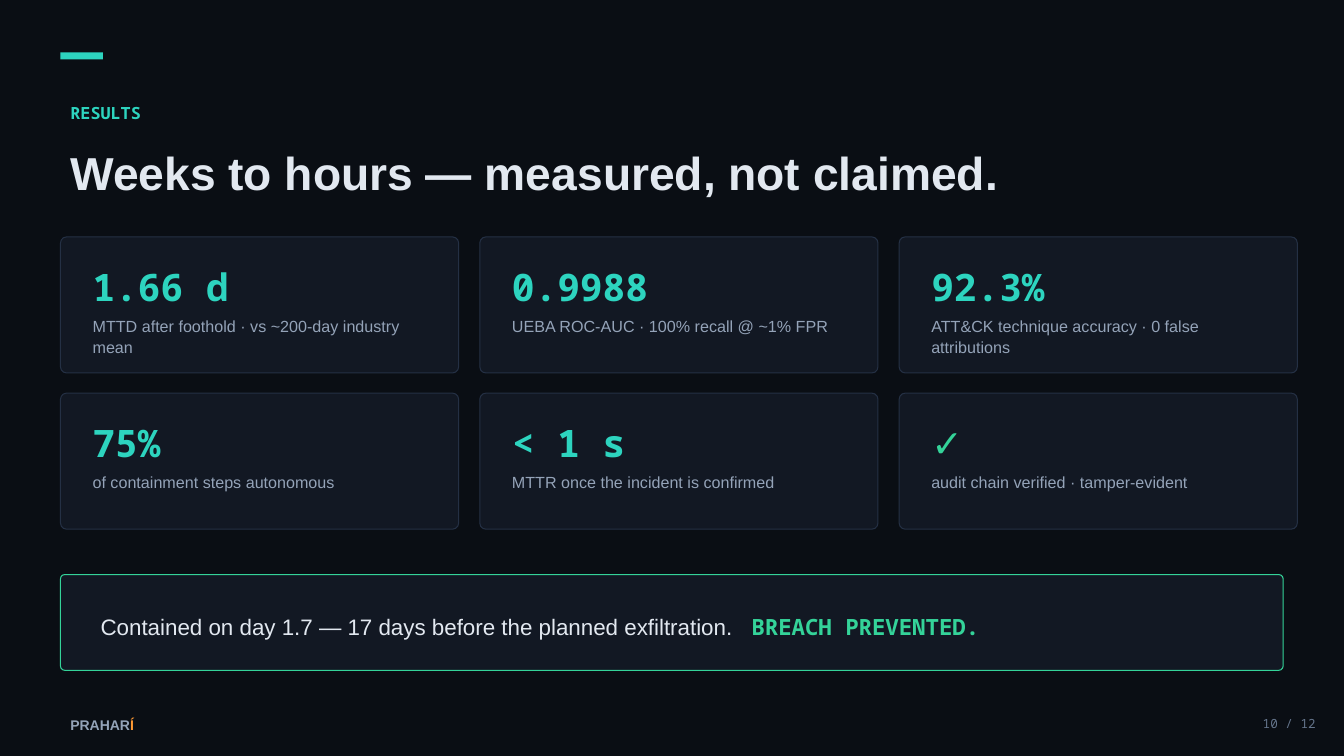
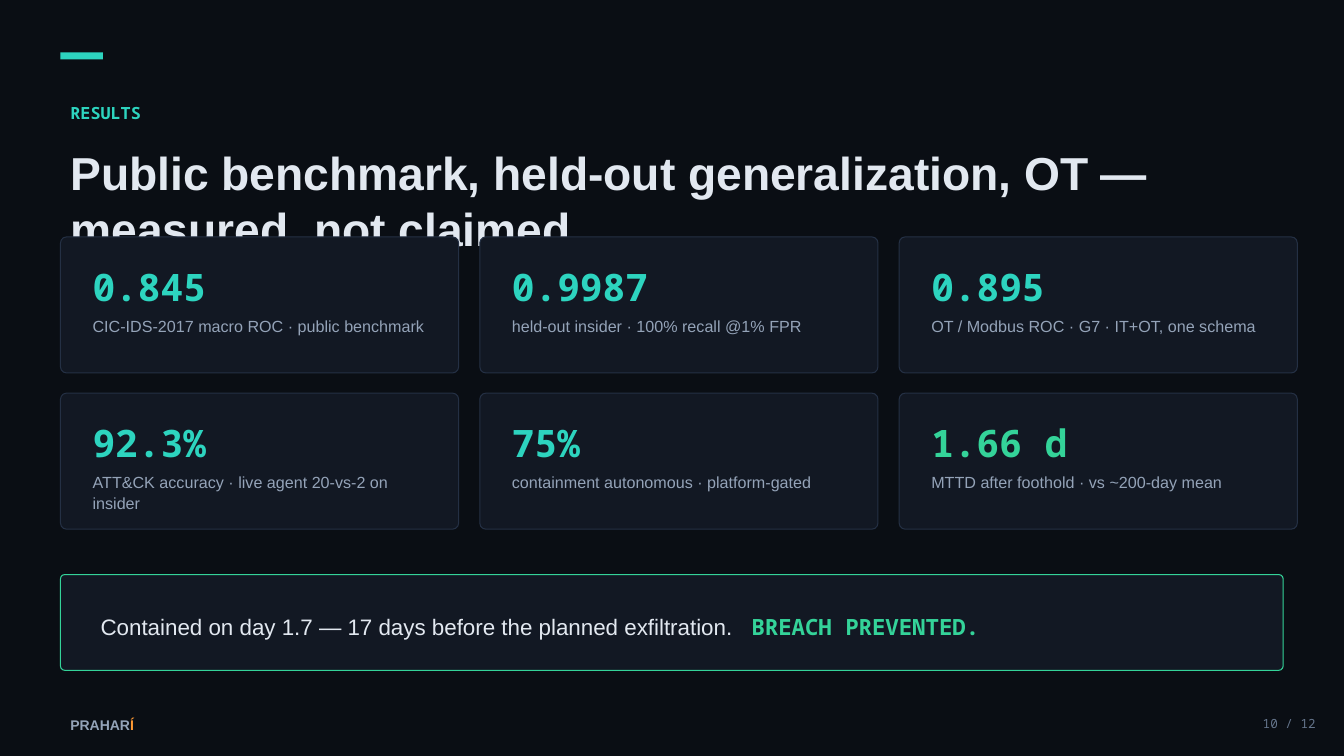
Before and after one commit to Kartik-99999/prahari, a slide deck: slide 10 of docs/PRAHARI_Pitch_Deck.pptx. Drawn at 1344x756 pixels with LibreOffice and Linux fonts; fonts in the diff are those of the drawing. Boxes give left, top, right and bottom in pixels: in the first picture for what was removed or moved away, otherwise in the second. Text is boxed around its words. In the diff, an @@ line names an element or a change of style, - is before the commit and + after.

Commit message:
Refresh pitch deck: evidence-hierarchy results + live-agent win
Slide 10 (RESULTS) reframed to lead with the evidence hierarchy instead of the
in-domain 0.9988: public benchmark CIC-IDS-2017 macro ROC 0.845 → held-out insider
generalization 0.9987 → OT/Modbus 0.895 (G7) → ATT&CK 92.3% + live agent 20-vs-2 on
the insider case → 75% autonomous → MTTD 1.66 d. Slide 7 (attribution) folds in the
measured live-agent win. Design/layout unchanged (text-only edits).

```diff
--- a/docs/PRAHARI_Pitch_Deck.pptx
+++ b/docs/PRAHARI_Pitch_Deck.pptx
@@ text at [70, 156, 1088, 247]: text changed @@
-Weeks to hours — measured, not claimed.
+Public benchmark, held-out generalization, OT — measured, not claimed.
@@ text at [93, 273, 424, 336]: text changed @@
-1.66 d
-MTTD after foothold · vs ~200-day industry mean
+0.845
+CIC-IDS-2017 macro ROC · public benchmark
@@ text at [512, 273, 801, 334]: text changed @@
-0.9988
-UEBA ROC-AUC · 100% recall @ ~1% FPR
+0.9987
+held-out insider · 100% recall @1% FPR
@@ text at [931, 273, 1255, 334]: text changed @@
-92.3%
-ATT&CK technique accuracy · 0 false attributions
+0.895
+OT / Modbus ROC · G7 · IT+OT, one schema
@@ text at [93, 429, 388, 509]: text changed @@
-75%
-of containment steps autonomous
+92.3%
+ATT&CK accuracy · live agent 20-vs-2 on insider
@@ text at [512, 429, 811, 492]: text changed @@
-< 1 s
-MTTR once the incident is confirmed
+75%
+containment autonomous · platform-gated
@@ text at [931, 428, 1222, 492]: text changed @@
-✓
-audit chain verified · tamper-evident
+1.66 d
+MTTD after foothold · vs ~200-day mean
```
Also in this commit, not shown: 1 other slide changed.
